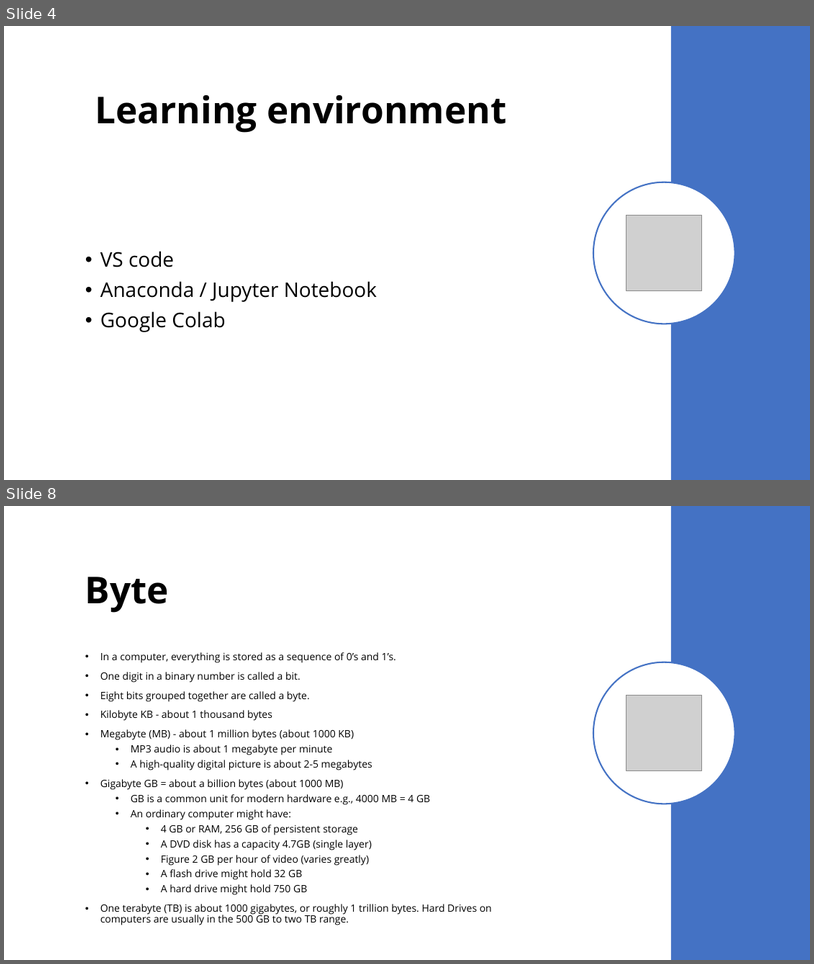
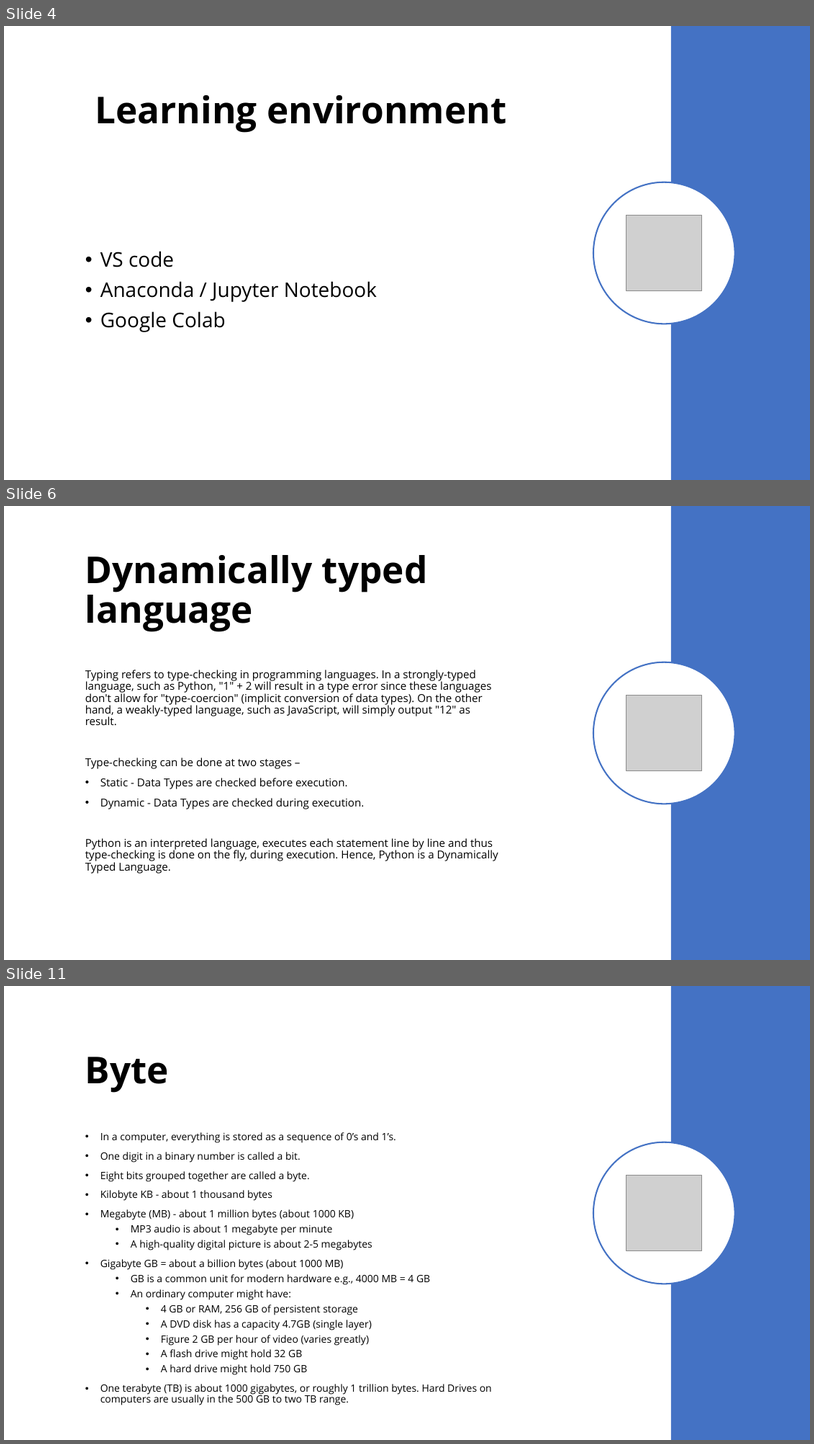
Before and after one commit to saritmaitra/Python-Fundamentals, a slide deck: ppt/Python.pptx. Shown one above the other, each under a label of ours: slides 4 and 8 before the commit, slides 4, 6 and 11 after it; the slides between them are not shown. The pictures are 814x964 and 814x1444 pixels, drawn with LibreOffice and Linux fonts; fonts in the diff are those of the drawing; grey boxes stand for pictures. Boxes give left, top, right and bottom in pixels: in the first picture for what was removed or moved away, otherwise in the second. Text is boxed around its words. In the diff, an @@ line names an element or a change of style, - is before the commit and + after.

```diff
--- a/ppt/Python.pptx
+++ b/ppt/Python.pptx
@@ slide 6 added at [4, 506, 810, 960], background #FFFFFF @@
@@ rectangle added at [671, 506, 810, 960], fill #4472C4 @@
@@ title added at [85, 555, 428, 632], 44 pt, text #000000, bold @@
+Dynamically typed language
@@ text added at [85, 669, 499, 873], 13 pt, text #000000 @@
+Typing refers to type-checking in programming languages. In a strongly-typed language, such as Python, "1" + 2 will result in a type error since these languages don't allow for "type-coercion" (implicit conversion of data types). On the other hand, a weakly-typed language, such as JavaScript, will simply output "12" as result.
+Type-checking can be done at two stages –
+• Static - Data Types are checked before execution.
+• Dynamic - Data Types are checked during execution.
+Python is an interpreted language, executes each statement line by line and thus type-checking is done on the fly, during execution. Hence, Python is a Dynamically Typed Language.
@@ ellipse added at [594, 662, 736, 803], fill #FFFFFF, outline #4472C4 1.75 pt @@
@@ picture added at [627, 695, 702, 771] @@
@@ what was slide 8 is now slide 11 @@
```
Also in this commit, not shown: 3 slides changed, 2 other slides added.
